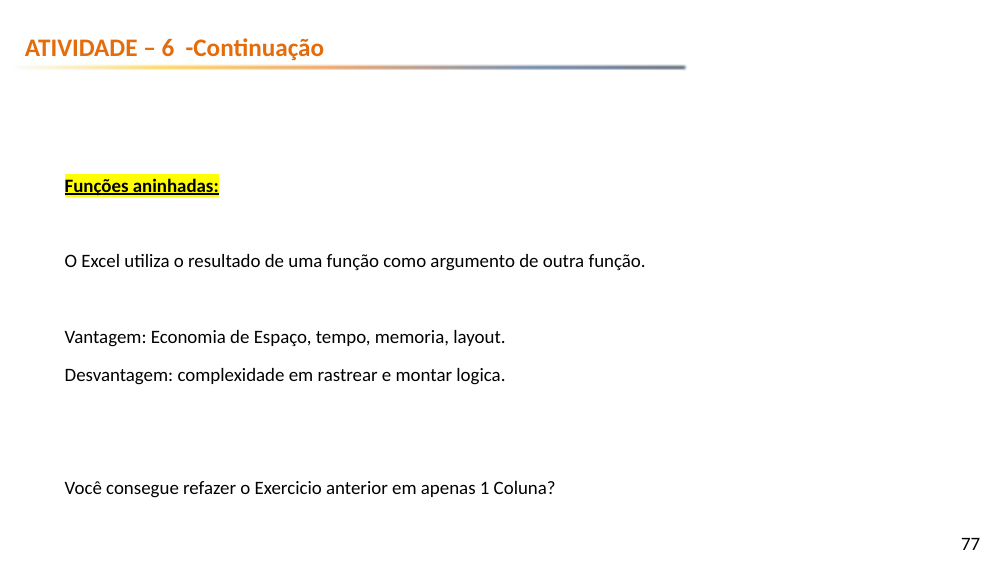
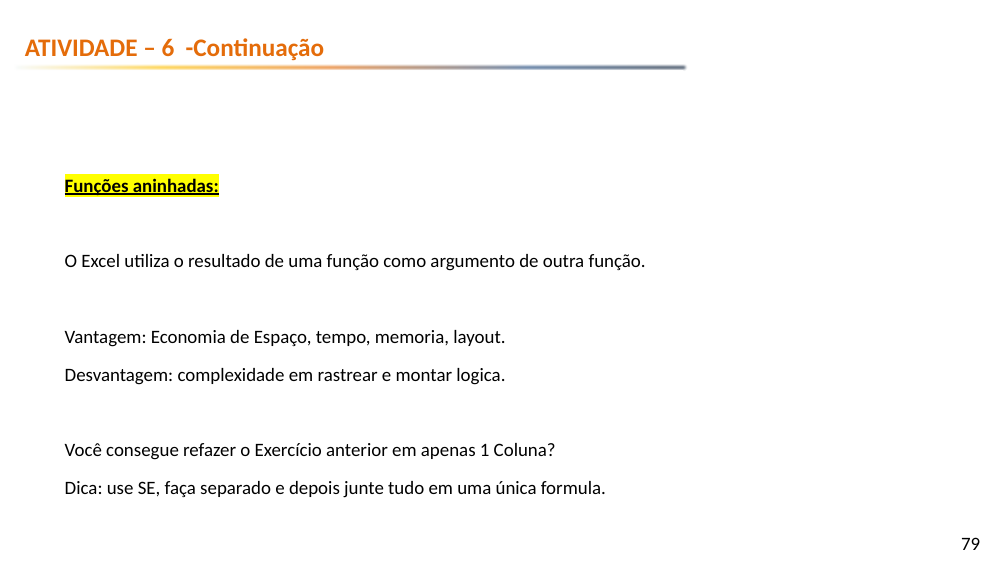
Before and after one commit to emerson-fenrir/Excel_Basico, a slide deck: slide 79 of Professor/Aula3.pptx (slide 77 before the commit). Drawn at 1008x567 pixels with LibreOffice and Linux fonts; fonts in the diff are those of the drawing; background and template pictures are left out. Boxes give left, top, right and bottom in pixels: in the first picture for what was removed or moved away, otherwise in the second. Text is boxed around its words. In the diff, an @@ line names an element or a change of style, - is before the commit and + after.

```diff
--- a/Professor/Aula3.pptx
+++ b/Professor/Aula3.pptx
@@ text at bbox=[65, 443, 606, 498]: text changed @@
-Você consegue refazer o Exercicio anterior em apenas 1 Coluna?
+Você consegue refazer o Exercício anterior em apenas 1 Coluna?
+Dica: use SE, faça separado e depois junte tudo em uma única formula.
@@ page number at bbox=[961, 537, 980, 550]: text changed @@
-77
+79
```
Also in this commit, not shown: 3 other slides changed, 2 slides added, 4 other files.
